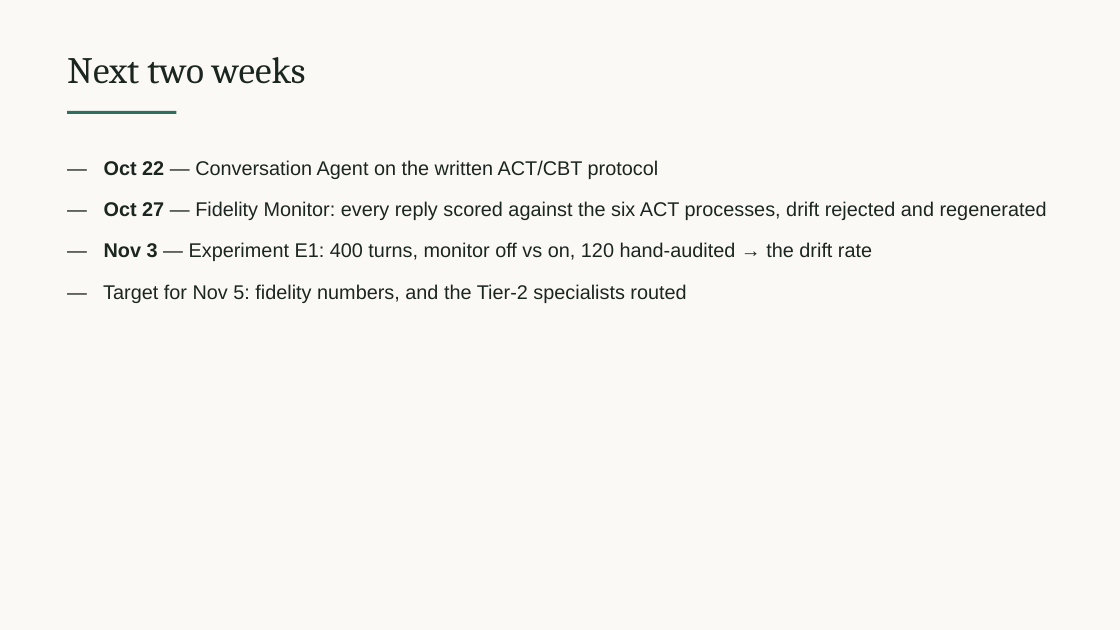
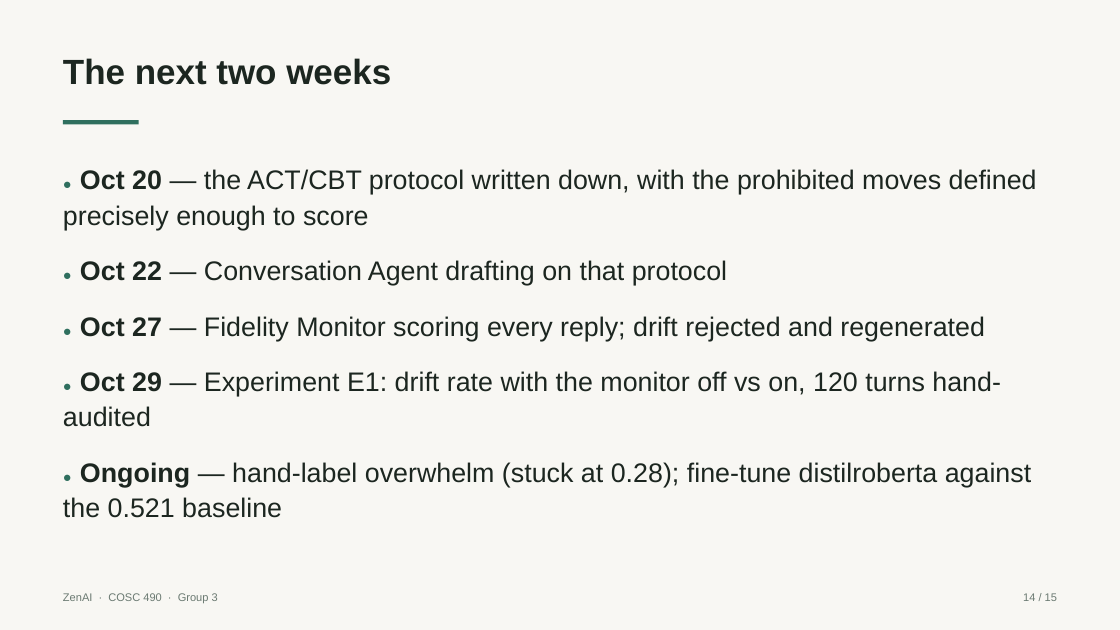
Before and after one commit to Chinonsocheq21/Zenai, a slide deck: slide 14 of presentations/ZenAI-Midterm-Oct15.pptx (slide 8 before the commit). Drawn at 1120x630 pixels with LibreOffice and Linux fonts; fonts in the diff are those of the drawing. Boxes give left, top, right and bottom in pixels: in the first picture for what was removed or moved away, otherwise in the second. Text is boxed around its words. In the diff, an @@ line names an element or a change of style, - is before the commit and + after.

```diff
--- a/presentations/ZenAI-Midterm-Oct15.pptx
+++ b/presentations/ZenAI-Midterm-Oct15.pptx
@@ background #FBF9F6 to #F8F7F3 @@
@@ text at [63, 58, 391, 85]: text changed; size 32 to 30 pt; font Cambria to Arial; bold on @@
-Next two weeks
+The next two weeks
@@ rectangle: place and size @@
-rectangle at [67, 111, 176, 114]
+rectangle at [63, 120, 139, 124]
@@ text at [63, 169, 1037, 518]: text changed; size 17 to 23 pt @@
-— Oct 22 — Conversation Agent on the written ACT/CBT protocol
-— Oct 27 — Fidelity Monitor: every reply scored against the six ACT processes, drift rejected and regenerated
-— Nov 3 — Experiment E1: 400 turns, monitor off vs on, 120 hand-audited → the drift rate
-— Target for Nov 5: fidelity numbers, and the Tier-2 specialists routed
+● Oct 20 — the ACT/CBT protocol written down, with the prohibited moves defined precisely enough to score
+● Oct 22 — Conversation Agent drafting on that protocol
+● Oct 27 — Fidelity Monitor scoring every reply; drift rejected and regenerated
+● Oct 29 — Experiment E1: drift rate with the monitor off vs on, 120 turns hand-audited
+● Ongoing — hand-label overwhelm (stuck at 0.28); fine-tune distilroberta against the 0.521 baseline
@@ text added at [63, 593, 218, 604], 9.5 pt, text #6B7A72 @@
+ZenAI · COSC 490 · Group 3
@@ text added at [1023, 593, 1057, 601], 9.5 pt, text #6B7A72 @@
+14 / 15
```
Also in this commit, not shown: 1 other slide changed, 13 slides added, 6 slides removed, 19 other files.
